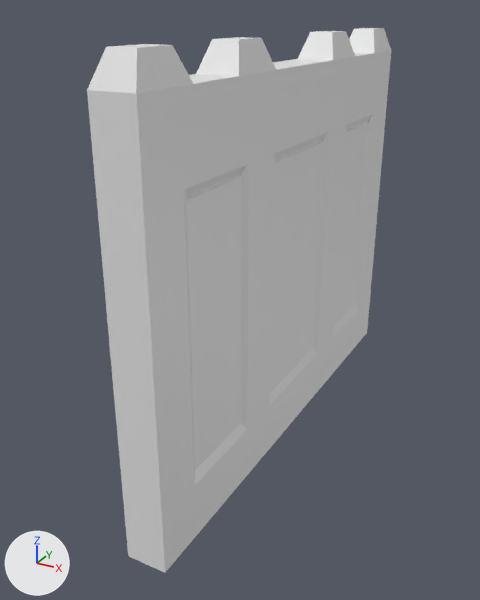
The FBX model Content/StaticMeshes/Door_Large_4m.fbx: old version first, new version second.
Before and after are seen from a 50 mm lens placed at (2.29, -4.62, 3.37), pointed at (-0.08, -0.31, 1.21). The axes (+X, +Y, +Z) are drawn at lower left. The lights are the same throughout. Where no turn or scale is listed for an object, it has been applied to the vertices.

Names of what the first picture shows: 'Door'.
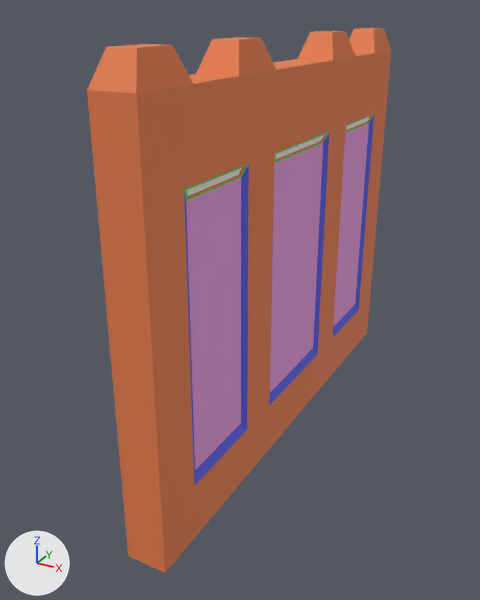
Where the change shows, as pixel boxes [x1, y1, x2, y2] in the pictures (480 x 600 px):
```json
{"part": 1, "of": "me_cube_012", "change": "recoloured", "before": [87, 28, 391, 521], "after": [87, 28, 391, 521]}
{"part": 2, "of": "me_cube_012", "change": "recoloured", "before": [124, 298, 370, 573], "after": [124, 298, 370, 573]}
{"part": 3, "of": "me_cube_012", "change": "recoloured", "before": [187, 117, 370, 196], "after": [187, 117, 370, 196]}
{"part": 4, "of": "me_cube_012", "change": "recoloured", "before": [184, 114, 374, 201], "after": [184, 114, 374, 201], "on screen": "white to green"}
{"part": 5, "of": "me_cube_012", "change": "recoloured", "before": [184, 115, 374, 486], "after": [184, 115, 374, 486], "on screen": "white to blue"}
{"part": 6, "of": "me_cube_012", "change": "recoloured", "before": [186, 124, 369, 470], "after": [186, 124, 369, 470]}
```

Edits to the scene script, one JSON object a line:
```json
{"op": "add", "block": "mat_material_027", "code": ["mat_material_027 = principled_material('Material.027')", "mat_material_027.base_color = (1.0, 1.0, 1.0)  # white #ffffff", "mat_material_027.roughness = 0.69"]}
{"op": "add", "block": "mat_material_030", "code": ["mat_material_030 = principled_material('Material.030')", "mat_material_030.base_color = (0.8, 0.323, 0.733)  # pink #e79ade", "mat_material_030.roughness = 0.69"]}
{"op": "add", "block": "mat_material_028", "code": ["mat_material_028 = principled_material('Material.028')", "mat_material_028.base_color = (0.0902, 0.8, 0.0921)  # green #55e756", "mat_material_028.roughness = 0.69"]}
{"op": "add", "block": "mat_material_029", "code": ["mat_material_029 = principled_material('Material.029')", "mat_material_029.base_color = (0.0889, 0.106, 0.8)  # blue #545ce7", "mat_material_029.roughness = 0.69"]}
{"op": "add", "block": "mat_material_026", "code": ["mat_material_026 = principled_material('Material.026')", "mat_material_026.base_color = (0.8, 0.206, 0.0688)  # orange #e77d4a", "mat_material_026.roughness = 0.69"]}
{"block": "me_cube_012", "where": "me_cube_012.from_pydata(...)  # 172 vertices, 170 faces; spans x -0.01..0.29, y -2.0..2.0, z 0.0..3.2"}
{"block": "me_cube_012", "where": "# used by ob_door; location = (0.0, 0.0, 0.0)"}
{"block": "me_cube_012", "change": "me_cube_012 part 1: 80 of the faces centred in x -0.01..0.29, y -2.0..2.0, z 1.45..3.2 switch from no material to mat_material_026 (orange #e77d4a)"}
{"block": "me_cube_012", "change": "me_cube_012 part 2: 26 of the faces centred in x -0.01..0.29, y -2.0..2.0, z 0.0..0.22 switch from no material to mat_material_026 (orange #e77d4a)"}
{"block": "me_cube_012", "change": "me_cube_012 part 3: all 8 faces centred in x 0.02..0.27, y -1.25..1.25, z 2.43 switch from no material to mat_material_027 (white #ffffff)"}
{"block": "me_cube_012", "change": "me_cube_012 part 4: 28 of the faces centred in x -0.01..0.29, y -1.59..1.59, z 2.38..2.45 switch from no material to mat_material_028 (green #55e756)"}
{"block": "me_cube_012", "change": "me_cube_012 part 5: 20 of the faces centred in x 0.01..0.28, y -1.6..1.6, z 0.47..1.45 switch from no material to mat_material_029 (blue #545ce7)"}
{"block": "me_cube_012", "change": "me_cube_012 part 6: all 8 faces centred in x 0.02..0.27, y -1.25..1.25, z 1.45 switch from no material to mat_material_030 (pink #e79ade)"}
```
